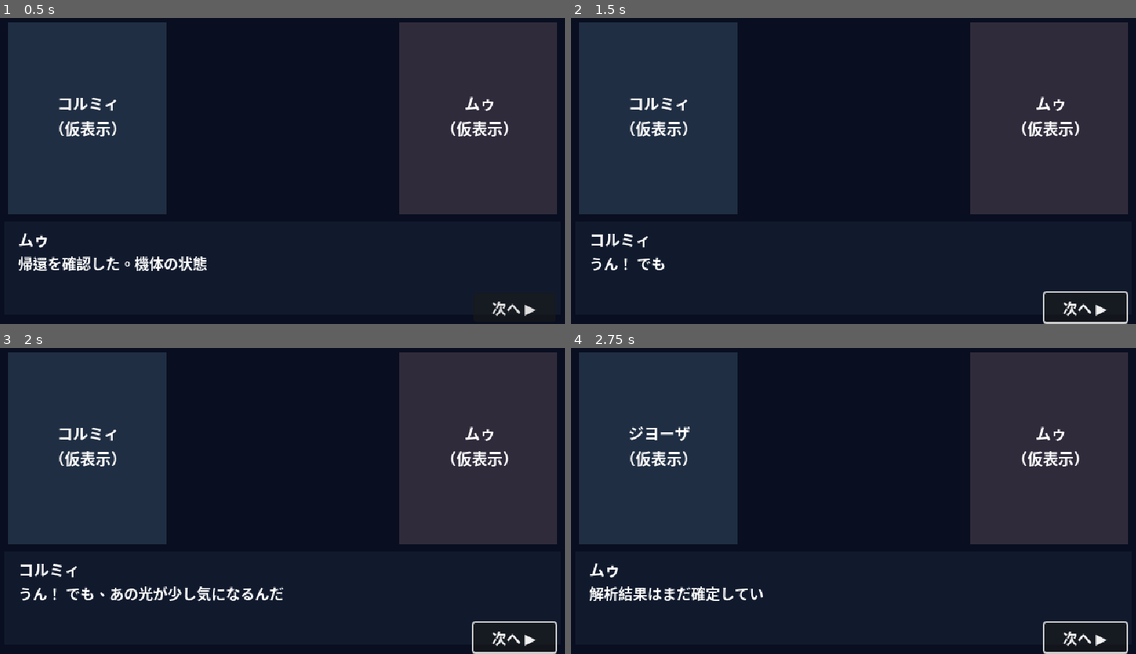
Above: before the commit, frames 1-4 (two rows, left to right).
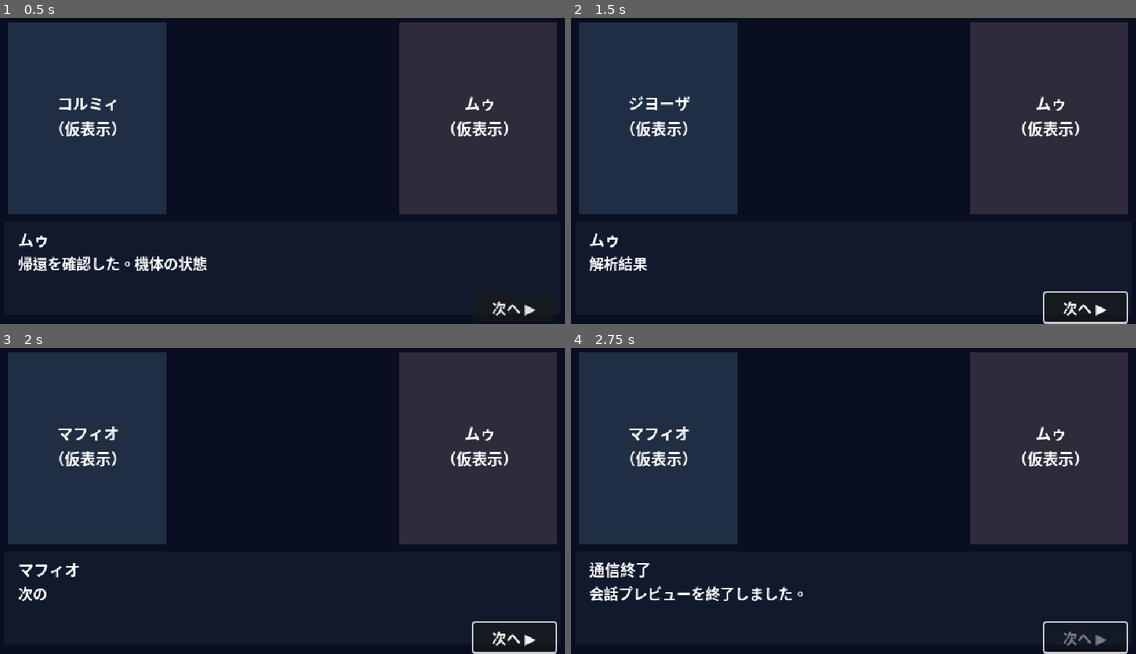
Above: after the commit, the same moments.

Repository: coshimagame/manjusyage
Game: Godot game, scene res://prototypes/control_room_dialogue_demo.tscn
Same seed, same stepped clock (60 frames per second), same inputs: the game is played once before the commit and once after it. This scene is started directly instead of the project's main scene.
Inputs (mouse positions are in pixels of both pictures, inside the frame that each line leads up to):
- Up to frame 1 (0.5 s): no input
- Up to frame 2 (1.5 s): click "次へ ▶" at 0.5 s; tap Enter (ui_accept) at 1.25 s; move the mouse to (983, 143) at 1.27 s; hold Right from 1.28 s (still down); hold Space from 1.28 s (still down); click (983, 143) at 1.42 s
- Up to frame 3 (2 s): keep holding Right; keep holding Space; tap Enter (ui_accept) at 1.52, 1.82 s; tap Z at 1.55 s
- Up to frame 4 (2.75 s): move the mouse to (734, 507) at 2.02 s; release Right at 2.03 s; release Space at 2.03 s; hold Down from 2.03 s (still down); tap Z at 2.1 s; click (734, 507) at 2.17 s; tap Enter (ui_accept) at 2.27, 2.57 s; tap E at 2.3 s

Frame 1 is identical in both runs. In frame 2, 0.8% of the frame differs, in the area x 3-22%, y 25-83%; in frame 3, 1.4%; in frame 4, 1.6%, in the area x 3-95%, y 25-98%.

Commit message:
fix: allow control-room dialogue to advance after revealing full line

Diff:
--- a/prototypes/control_room_dialogue_demo.gd
+++ b/prototypes/control_room_dialogue_demo.gd
@@ -113,14 +113,14 @@
 func _process(delta: float) -> void:
 	if index >= LINES.size():
 		return
-	if dialogue_label.visible_characters < dialogue_label.get_total_character_count():
+	if dialogue_label.visible_characters >= 0 and dialogue_label.visible_characters < dialogue_label.get_total_character_count():
 		shown_characters += speed * delta
 		dialogue_label.visible_characters = mini(int(shown_characters), dialogue_label.get_total_character_count())
 
 func advance() -> void:
 	if index >= LINES.size():
 		return
-	if dialogue_label.visible_characters < dialogue_label.get_total_character_count():
+	if dialogue_label.visible_characters >= 0 and dialogue_label.visible_characters < dialogue_label.get_total_character_count():
 		dialogue_label.visible_characters = -1
 	else:
 		index += 1
